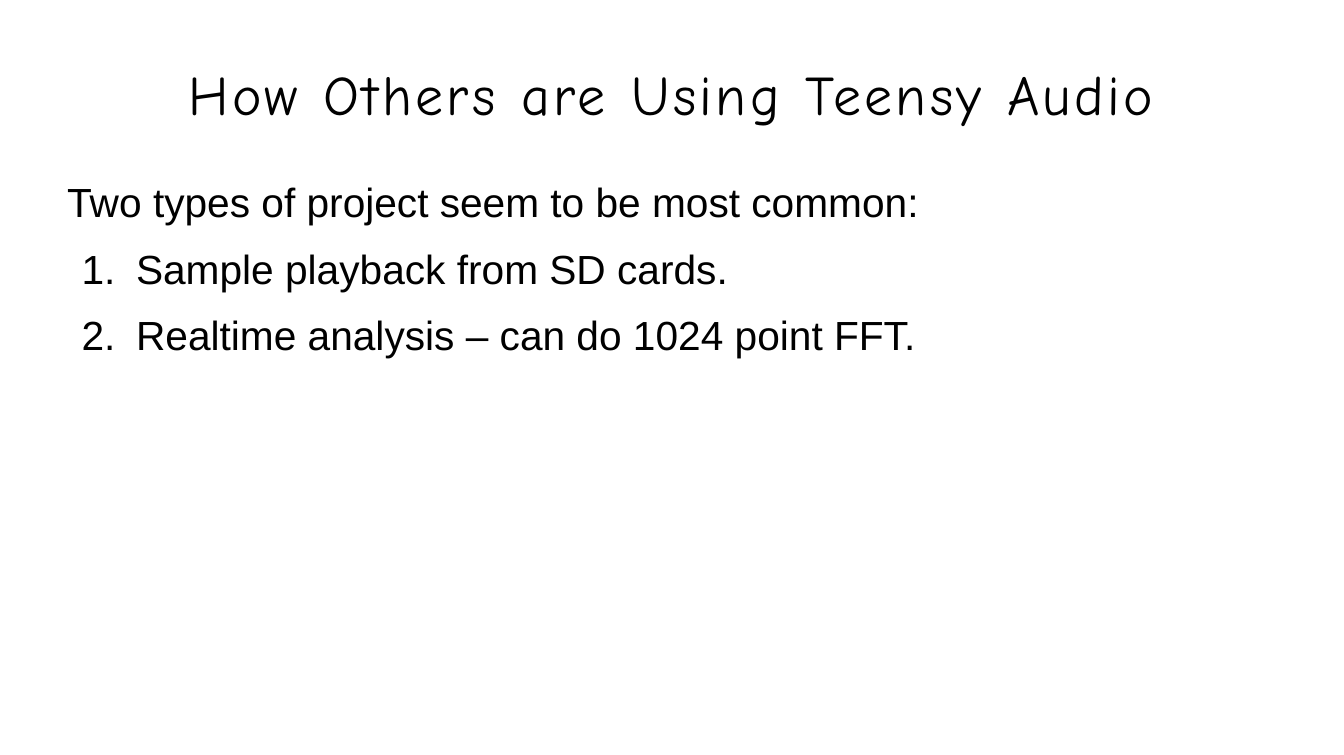
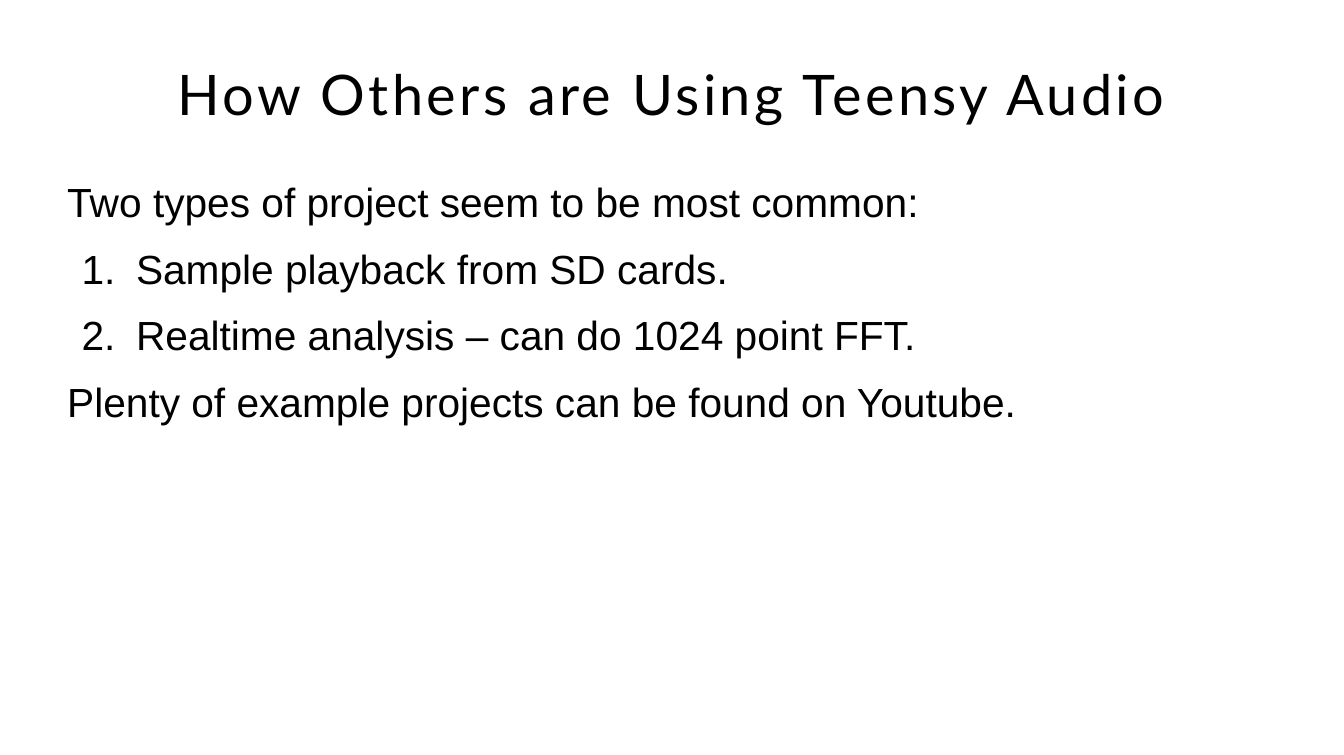
Before and after one commit to Jacquot-SFE/Teensy-synth-platform, a slide deck: slide 9 of presentation/slides/teensy-synthesis.odp (slide 8 before the commit). Drawn at 1344x755 pixels with LibreOffice and Linux fonts; fonts in the diff are those of the drawing; background and template pictures are left out. Boxes give left, top, right and bottom in pixels: in the first picture for what was removed or moved away, otherwise in the second. Text is boxed around its words. In the diff, an @@ line names an element or a change of style, - is before the commit and + after.

```diff
--- a/presentation/slides/teensy-synthesis.odp
+++ b/presentation/slides/teensy-synthesis.odp
@@ title "How Others are Using Teensy ..." at <box>177,73,1164,125</box>: font Comic Neue to Lato @@
@@ text at <box>67,387,1016,425</box>: paragraph added @@
+Plenty of example projects can be found on Youtube.
```
Also in this commit, not shown: 27 other slides changed, 1 slide added, 11 other files.
